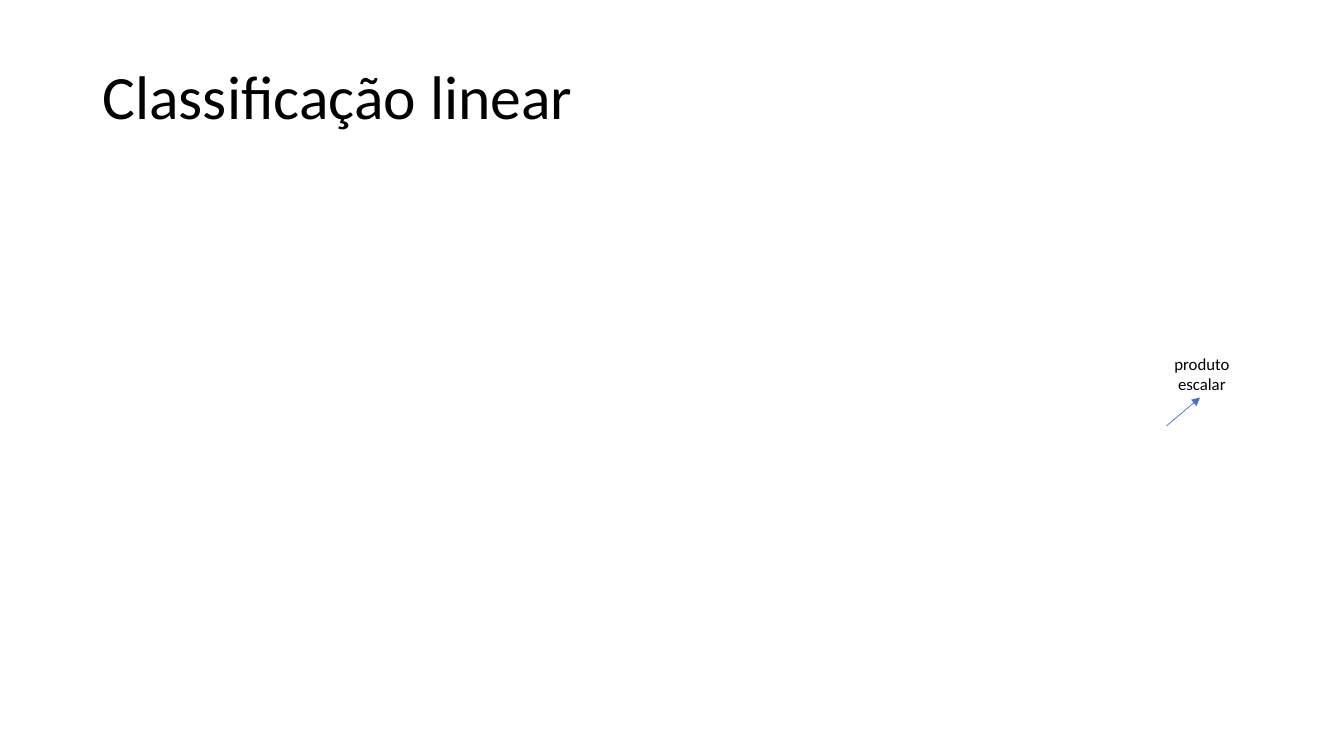
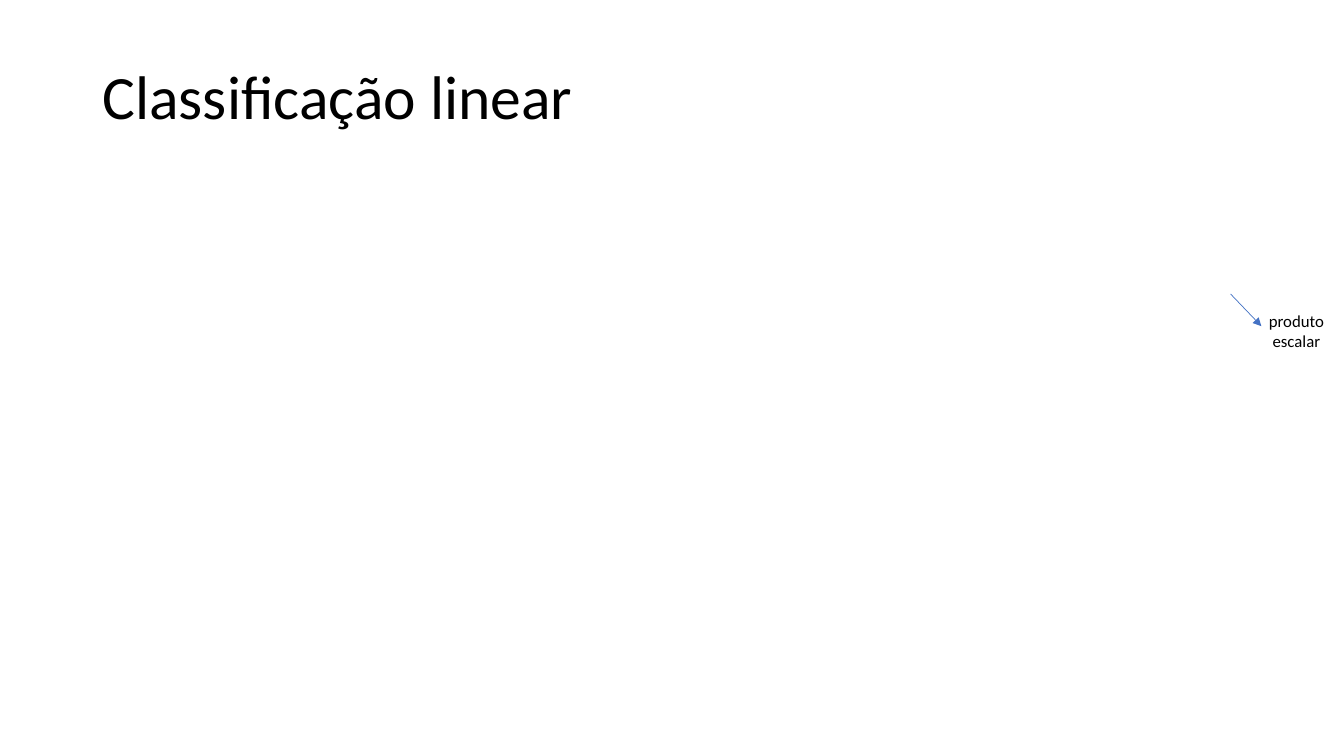
Before and after one commit to zz4fap/t320_aprendizado_de_maquina, a slide deck: slide 4 of slides/T320_Classificação (Parte II).pptx (slide 3 before the commit). Drawn at 1344x756 pixels with LibreOffice and Linux fonts; fonts in the diff are those of the drawing; grey boxes stand for pictures. Boxes give left, top, right and bottom in pixels: in the first picture for what was removed or moved away, otherwise in the second. Text is boxed around its words. In the diff, an @@ line names an element or a change of style, - is before the commit and + after.

```diff
--- a/slides/T320_Classificação (Parte II).pptx
+++ b/slides/T320_Classificação (Parte II).pptx
@@ arrow moved from (1167, 425) - (1201, 397) to (1231, 294) - (1261, 327) @@
@@ text "produto escalar": place and size @@
-text "produto escalar" at [1174,358,1229,390]
+text "produto escalar" at [1269,315,1324,347]
```
Also in this commit, not shown: 3 other slides changed, 2 slides added, 3 other files.
